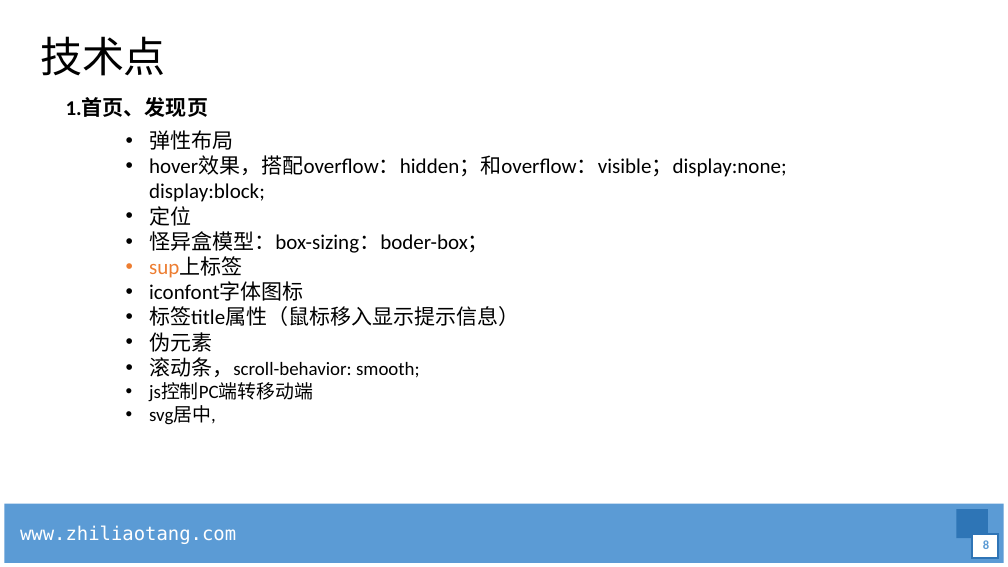
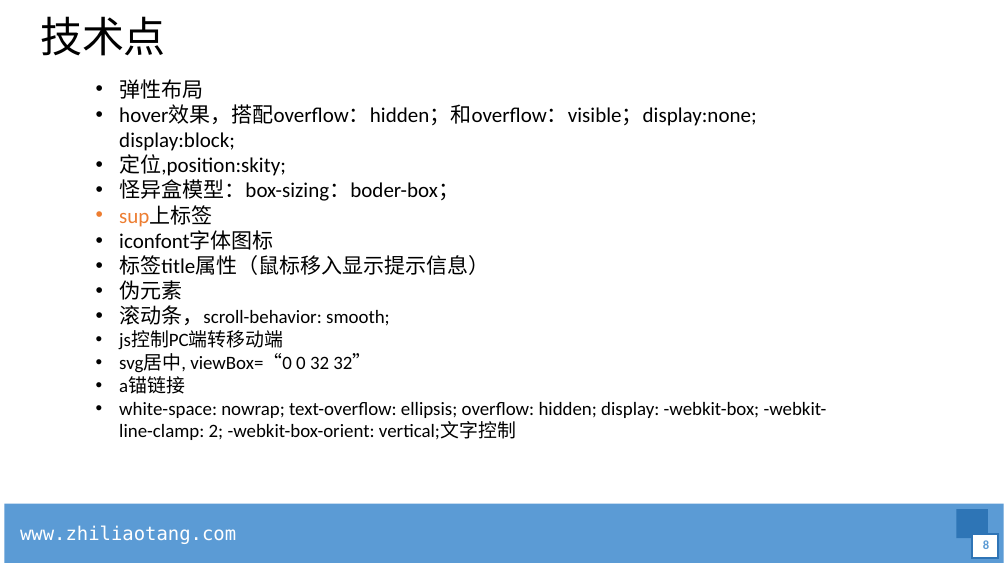
Before and after one commit to 6luckysong6/zhanku, a slide deck: slide 8 of 项目考核.pptx. Drawn at 1008x567 pixels with LibreOffice and Linux fonts; fonts in the diff are those of the drawing; background and template pictures are left out. Boxes give left, top, right and bottom in pixels: in the first picture for what was removed or moved away, otherwise in the second. Text is boxed around its words. In the diff, an @@ line names an element or a change of style, - is before the commit and + after.

Commit message:
ppt

```diff
--- a/项目考核.pptx
+++ b/项目考核.pptx
@@ title "技术点": place and size @@
-title "技术点" at <box>40,36,166,76</box>
+title "技术点" at <box>40,16,166,56</box>
@@ text "弹性布局": place and size @@
-text "弹性布局" at <box>149,130,786,425</box>
+text "弹性布局" at <box>119,79,827,440</box>
@@ text removed at <box>66,97,208,117</box> @@
-1.首页、发现页
@@ text at <box>119,154,286,176</box>: text changed @@
-• 定位
+• 定位,position:skity;
@@ text at <box>119,354,827,440</box>: text changed @@
-• svg居中,
+• svg居中, viewBox=“0 0 32 32”
+• a锚链接
+• white-space: nowrap; text-overflow: ellipsis; overflow: hidden; display: -webkit-box; -webkit-line-clamp: 2; -webkit-box-orient: vertical;文字控制
```
Also in this commit, not shown: 4 other slides changed, 1 slide added, 2 slides removed, 2 other files.
